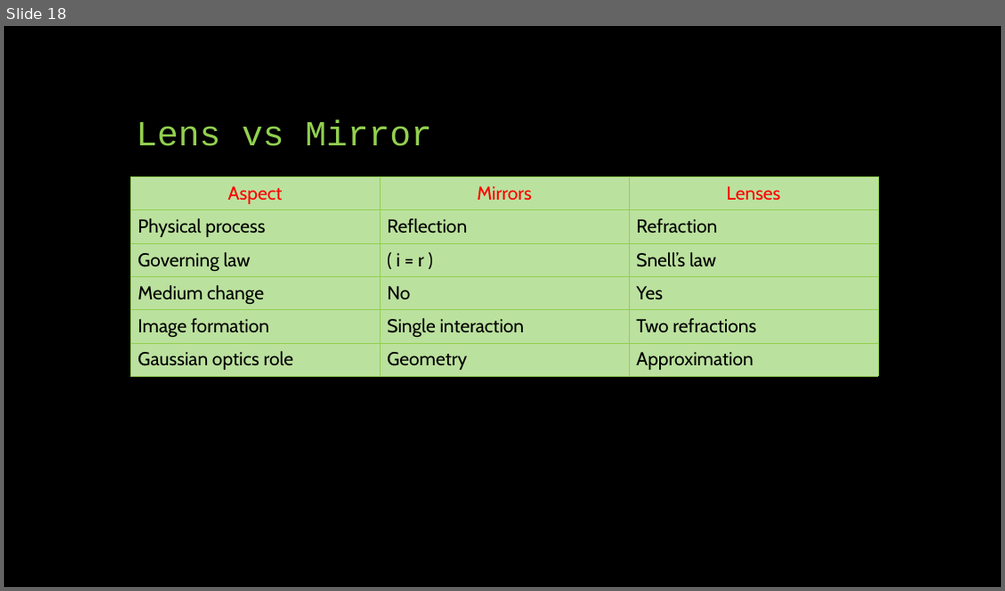
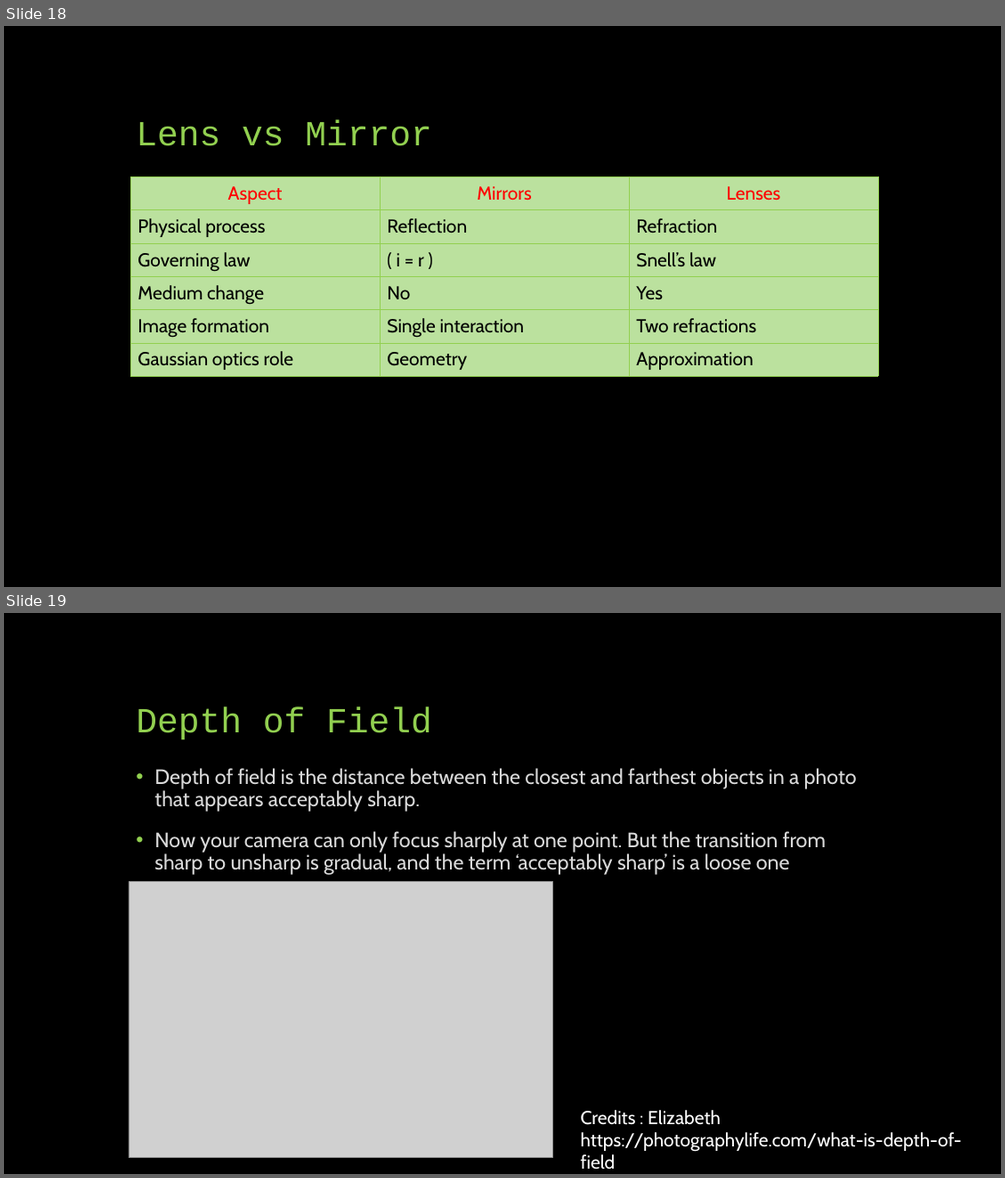
Before and after one commit to SreejithRajan-Lab/Computer-Vision, a slide deck: Presentations/Computer Vision – Module 1.pptx. Shown one above the other, each under a label of ours: slide 18 before the commit, slides 18 and 19 after it. The pictures are 1005x591 and 1005x1178 pixels, drawn with LibreOffice and Linux fonts; fonts in the diff are those of the drawing; grey boxes stand for pictures. Boxes give left, top, right and bottom in pixels: in the first picture for what was removed or moved away, otherwise in the second. Text is boxed around its words. In the diff, an @@ line names an element or a change of style, - is before the commit and + after.

```diff
--- a/Presentations/Computer Vision – Module 1.pptx
+++ b/Presentations/Computer Vision – Module 1.pptx
@@ slide 19 added at [4,613,1001,1174], background #000000 @@
@@ title added at [136,706,432,740], 34 pt, text #92D050 @@
+Depth of Field
@@ text added at [154,768,857,875], 20 pt, text #D9D9D9 @@
+• Depth of field is the distance between the closest and farthest objects in a photo that appears acceptably sharp.
+• Now your camera can only focus sharply at one point. But the transition from sharp to unsharp is gradual, and the term ‘acceptably sharp’ is a loose one
@@ picture added at [129,882,553,1158] @@
@@ text added at [581,1110,962,1151], 18 pt, text #FFFFFF @@
+Credits : Elizabeth
+https://photographylife.com/what-is-depth-of-field
```
Also in this commit, not shown: 5 other slides added.
